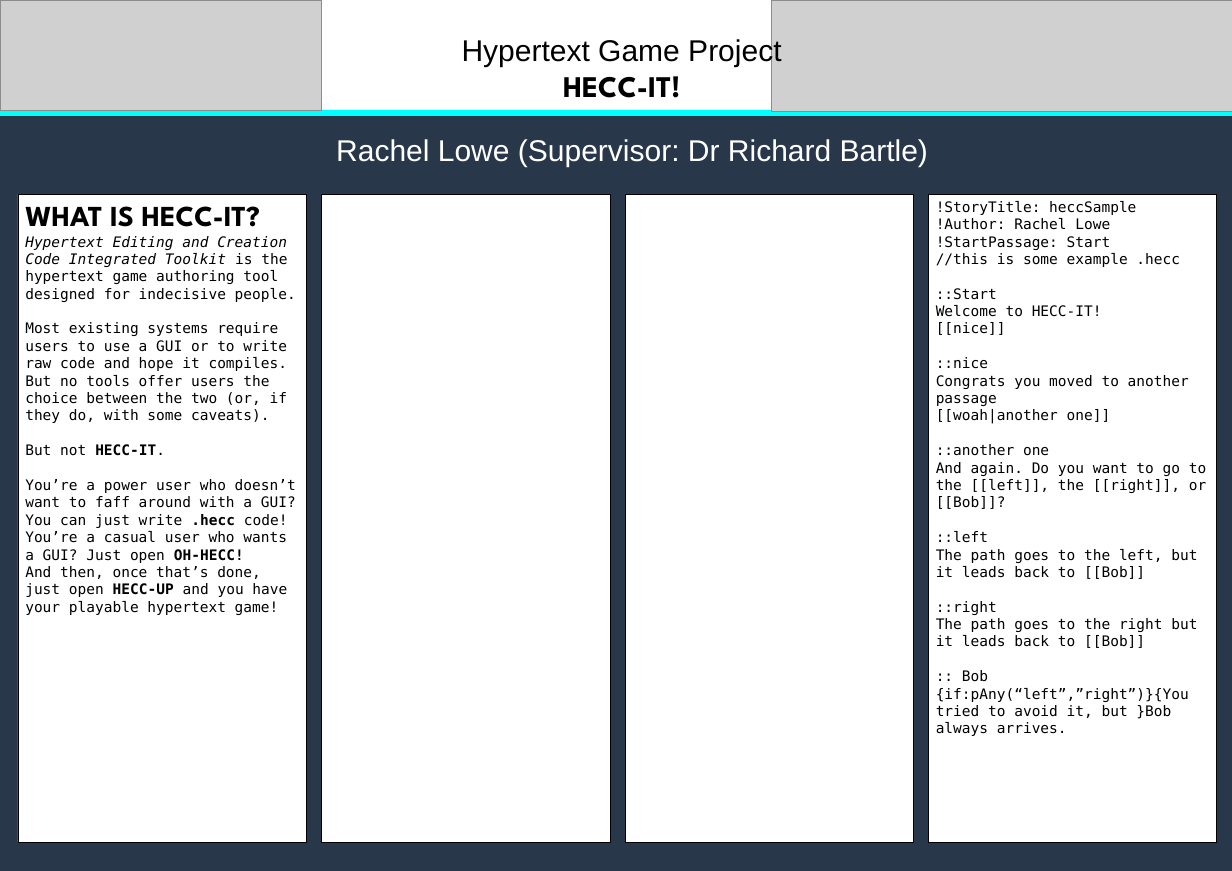
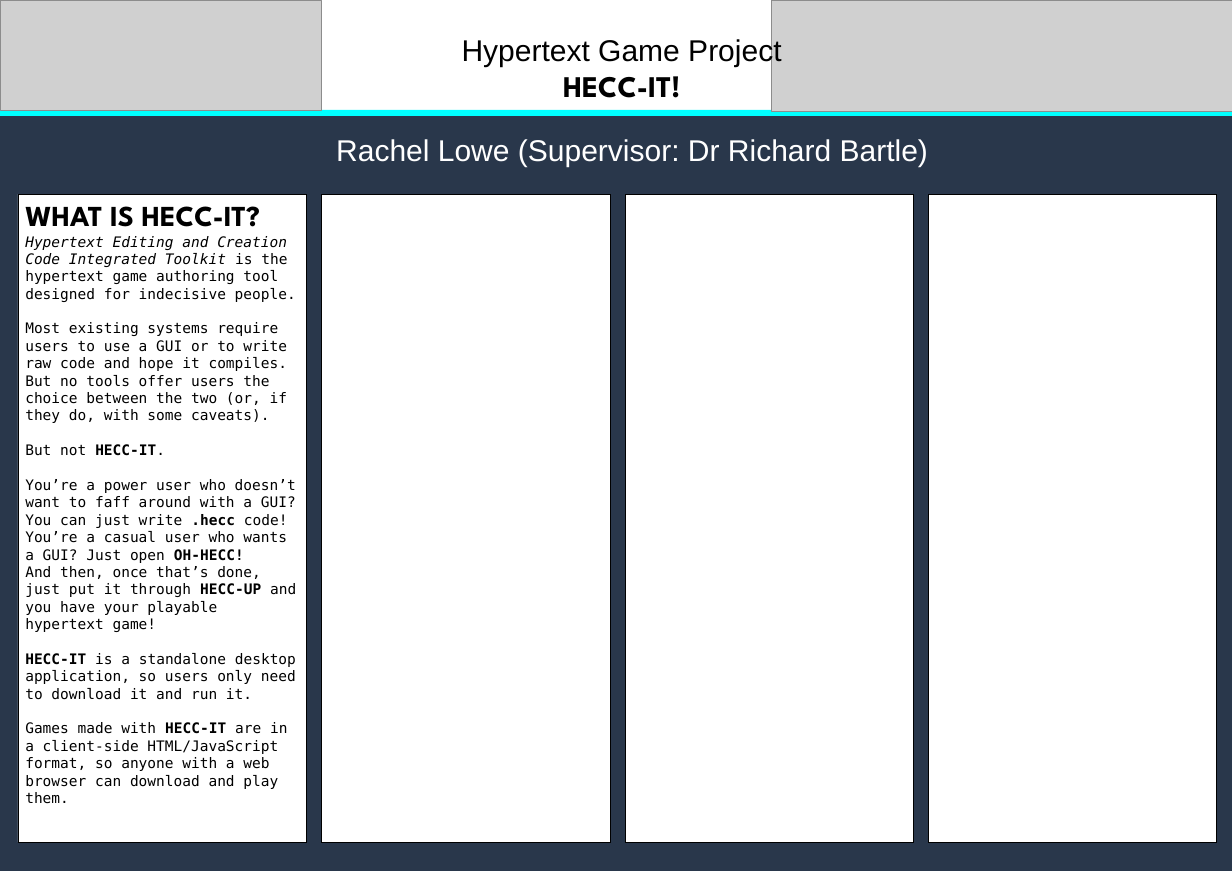
Before and after one commit to 11BelowStudio/HECC-IT, a slide deck: slide 1 of Reports n such/Rachel Lowe CE301 Poster HECC-IT.pptx. Drawn at 1232x871 pixels with LibreOffice and Linux fonts; fonts in the diff are those of the drawing; grey boxes stand for pictures. Boxes give left, top, right and bottom in pixels: in the first picture for what was removed or moved away, otherwise in the second. Text is boxed around its words. In the diff, an @@ line names an element or a change of style, - is before the commit and + after.

Commit message:
Some refactoring, some more work on the story, some work on the poster. gtg again, dinner time.

```diff
--- a/Reports n such/Rachel Lowe CE301 Poster HECC-IT.pptx
+++ b/Reports n such/Rachel Lowe CE301 Poster HECC-IT.pptx
@@ text in rectangle at (x1=936, y1=201, x2=1206, y2=736): text removed @@
-!StoryTitle: heccSample
-!Author: Rachel Lowe
-!StartPassage: Start
-//this is some example .hecc
-::Start
-Welcome to HECC-IT!
-[[nice]]
-::nice
-Congrats you moved to another passage
-[[woah|another one]]
-::another one
-And again. Do you want to go to the [[left]], the [[right]], or [[Bob]]?
-::left
-The path goes to the left, but it leads back to [[Bob]]
-::right
-The path goes to the right but it leads back to [[Bob]]
-:: Bob
-{if:pAny(“left”,”right”)}{You tried to avoid it, but }Bob always arrives.
@@ text in rectangle at (x1=25, y1=566, x2=296, y2=804): text changed @@
-And then, once that’s done, just open HECC-UP and you have your playable hypertext game!
+And then, once that’s done, just put it through HECC-UP and you have your playable hypertext game!
+HECC-IT is a standalone desktop application, so users only need to download it and run it.
+Games made with HECC-IT are in a client-side HTML/JavaScript format, so anyone with a web browser can download and play them.
```
Also in this commit, not shown: 12 other files.
